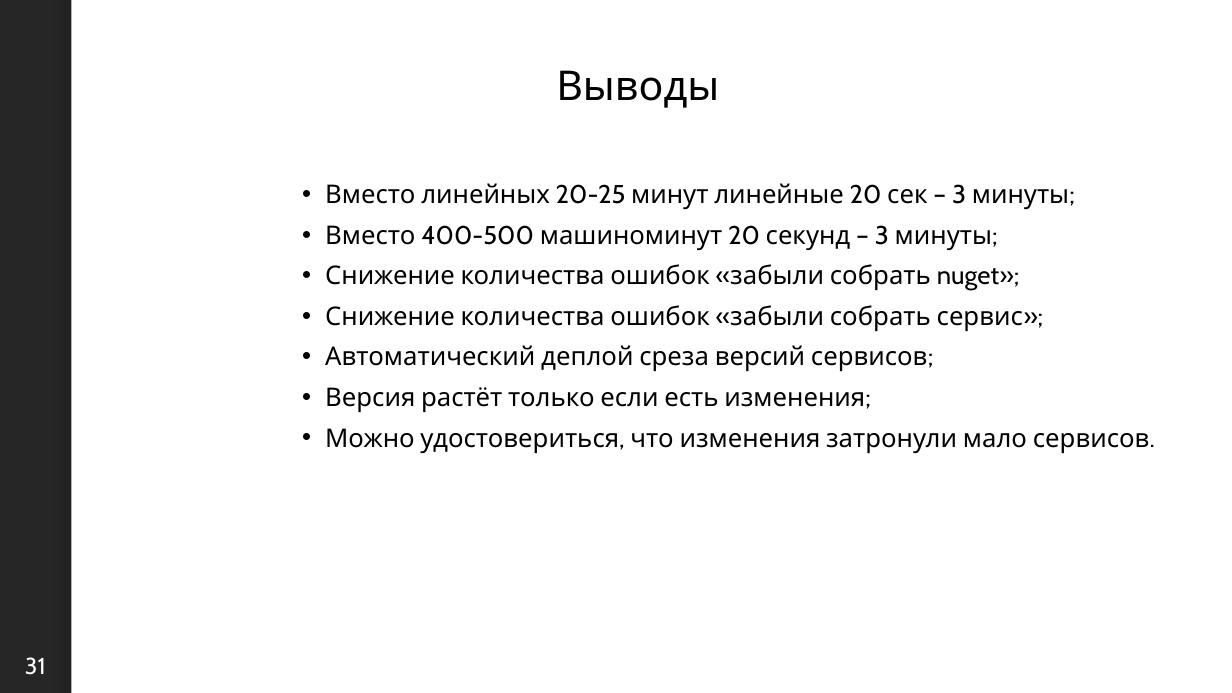
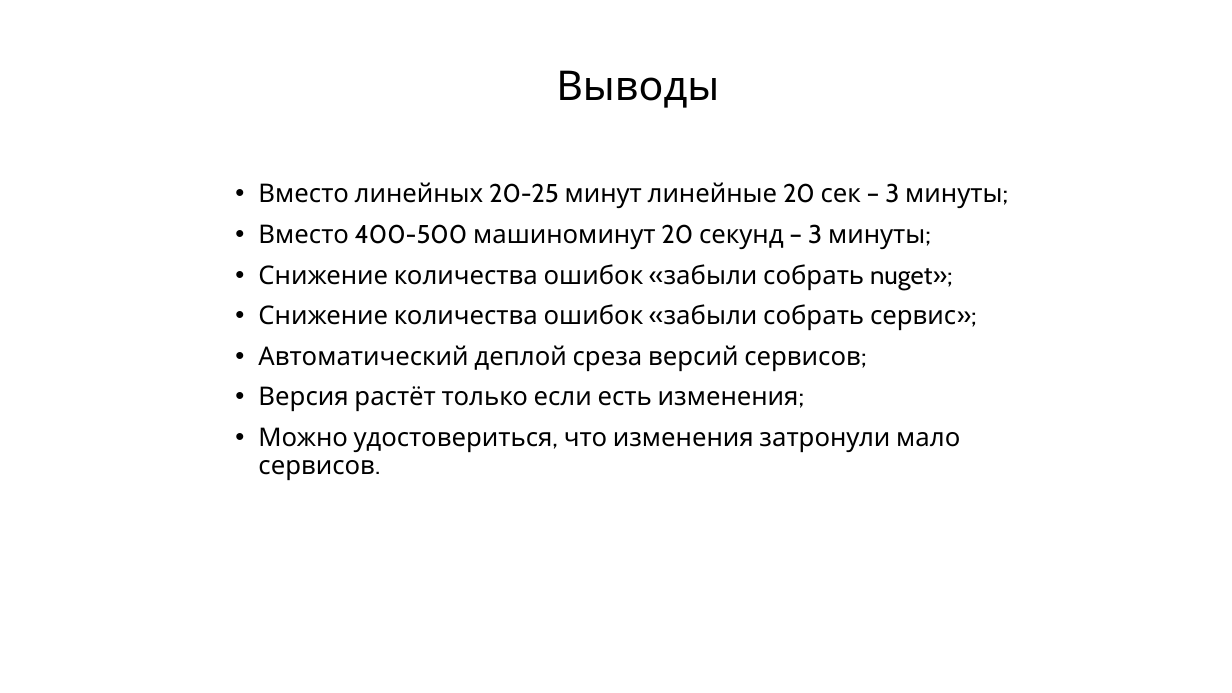
Before and after one commit to sidristij/presentations, a slide deck: slide 29 of 2023-dotnext-msk/02-dotnext-reactive-build.pptx (slide 31 before the commit). Drawn at 1232x693 pixels with LibreOffice and Linux fonts; fonts in the diff are those of the drawing; background and template pictures are left out. Boxes give left, top, right and bottom in pixels: in the first picture for what was removed or moved away, otherwise in the second. Text is boxed around its words. In the diff, an @@ line names an element or a change of style, - is before the commit and + after.

```diff
--- a/2023-dotnext-msk/02-dotnext-reactive-build.pptx
+++ b/2023-dotnext-msk/02-dotnext-reactive-build.pptx
@@ rectangle: place and size @@
-rectangle at [71,0,1232,693]
+rectangle at [0,0,1232,693]
@@ rectangle removed at [0,0,1232,693] @@
@@ text "Вместо линейных 20-25 минут линейные ..." rewrapped from [325,183,1150,453] to [258,182,1002,480] @@
@@ page number removed at [25,657,46,675] @@
-31
```
Also in this commit, not shown: 26 other slides changed, 2 slides added, 4 slides removed.
